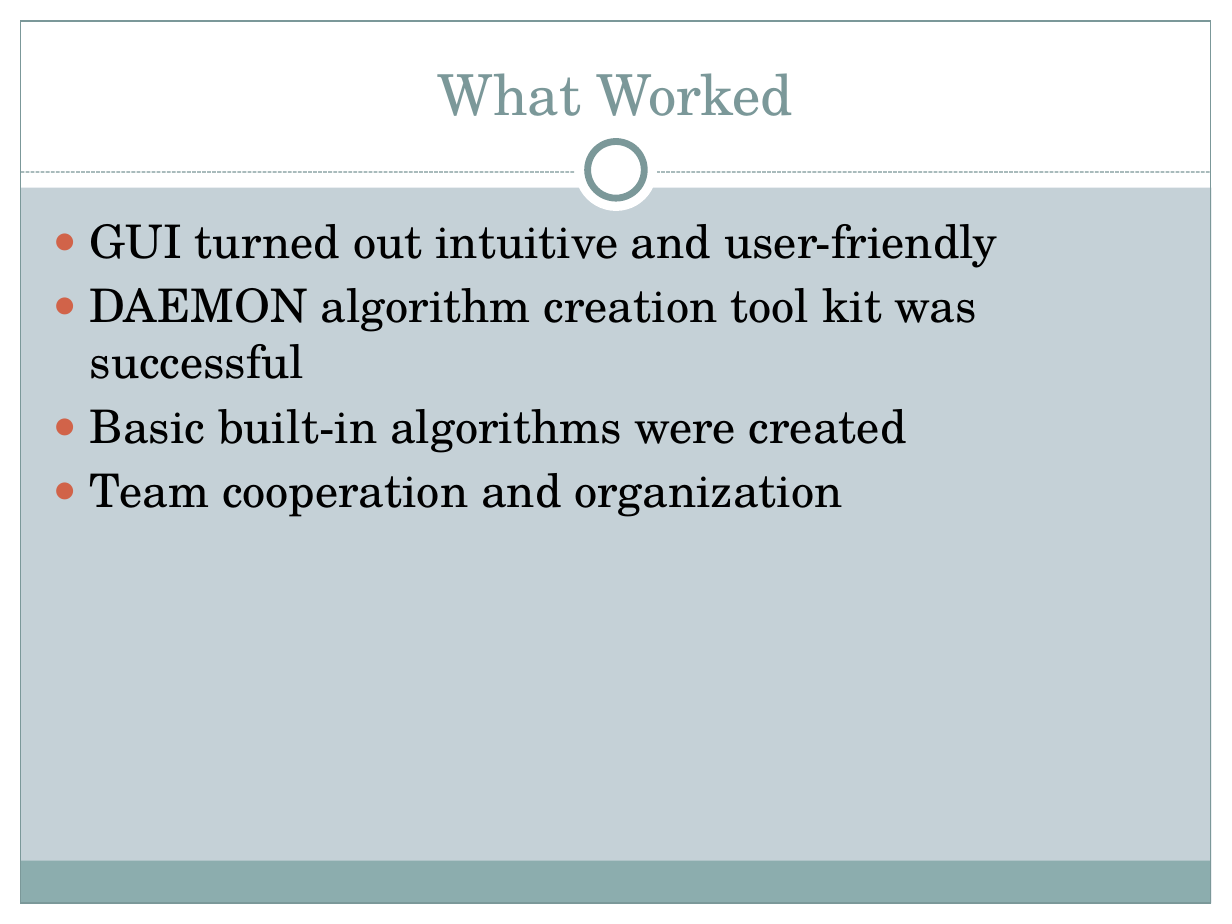
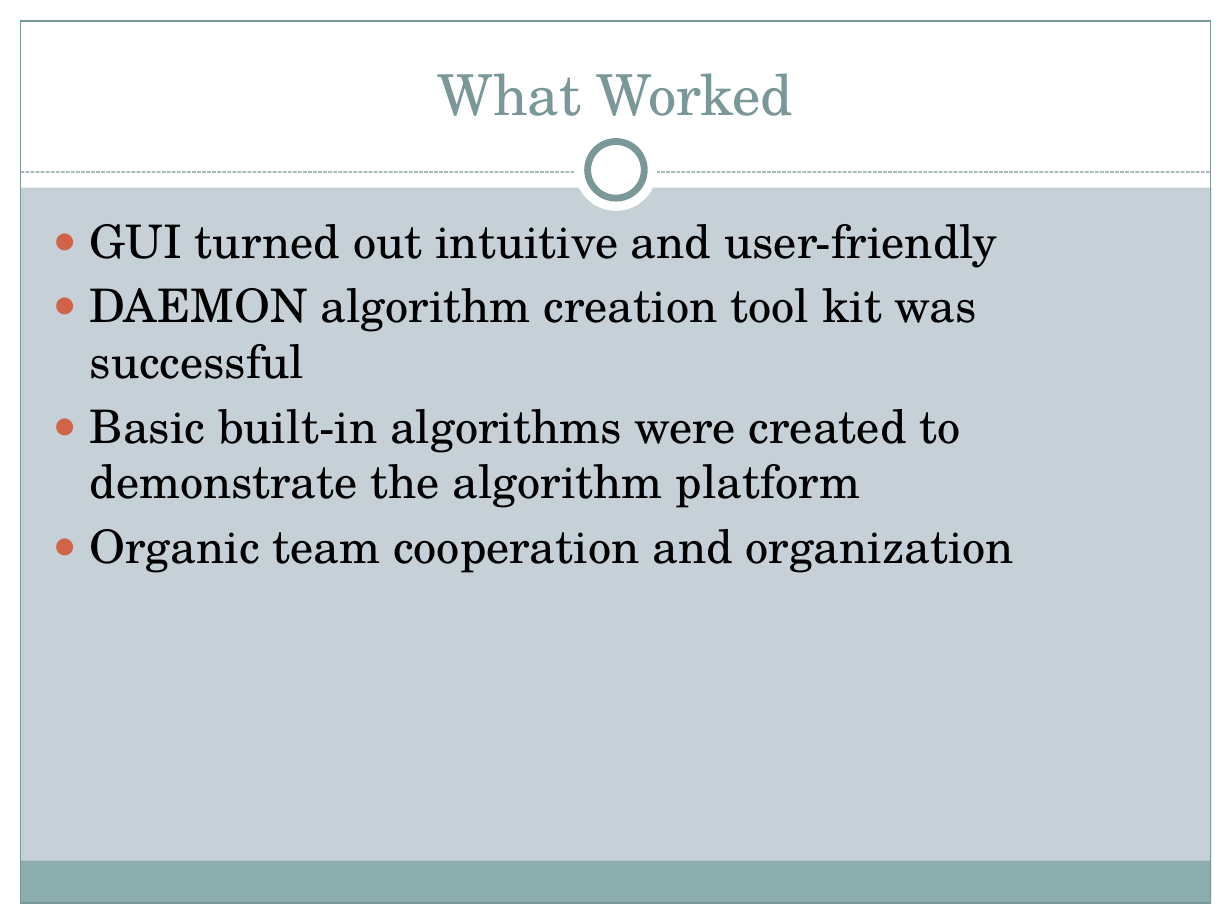
Before and after one commit to ChrisBye/rpi-imp, a slide deck: slide 5 of final presentation/sdd final presentation.pptx. Drawn at 1232x924 pixels with LibreOffice and Linux fonts; fonts in the diff are those of the drawing. Boxes give left, top, right and bottom in pixels: in the first picture for what was removed or moved away, otherwise in the second. Text is boxed around its words. In the diff, an @@ line names an element or a change of style, - is before the commit and + after.

```diff
--- a/final presentation/sdd final presentation.pptx
+++ b/final presentation/sdd final presentation.pptx
@@ text at (90, 409, 1014, 573): text changed @@
-● Basic built-in algorithms were created
-● Team cooperation and organization
+● Basic built-in algorithms were created to demonstrate the algorithm platform
+● Organic team cooperation and organization
```
Also in this commit, not shown: 4 other slides changed, 1 other file.
